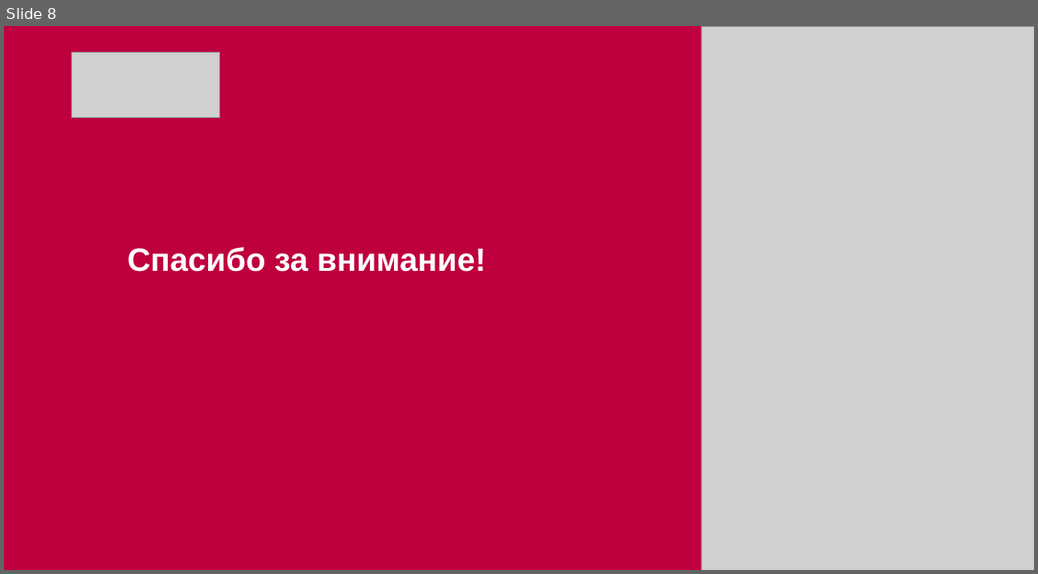
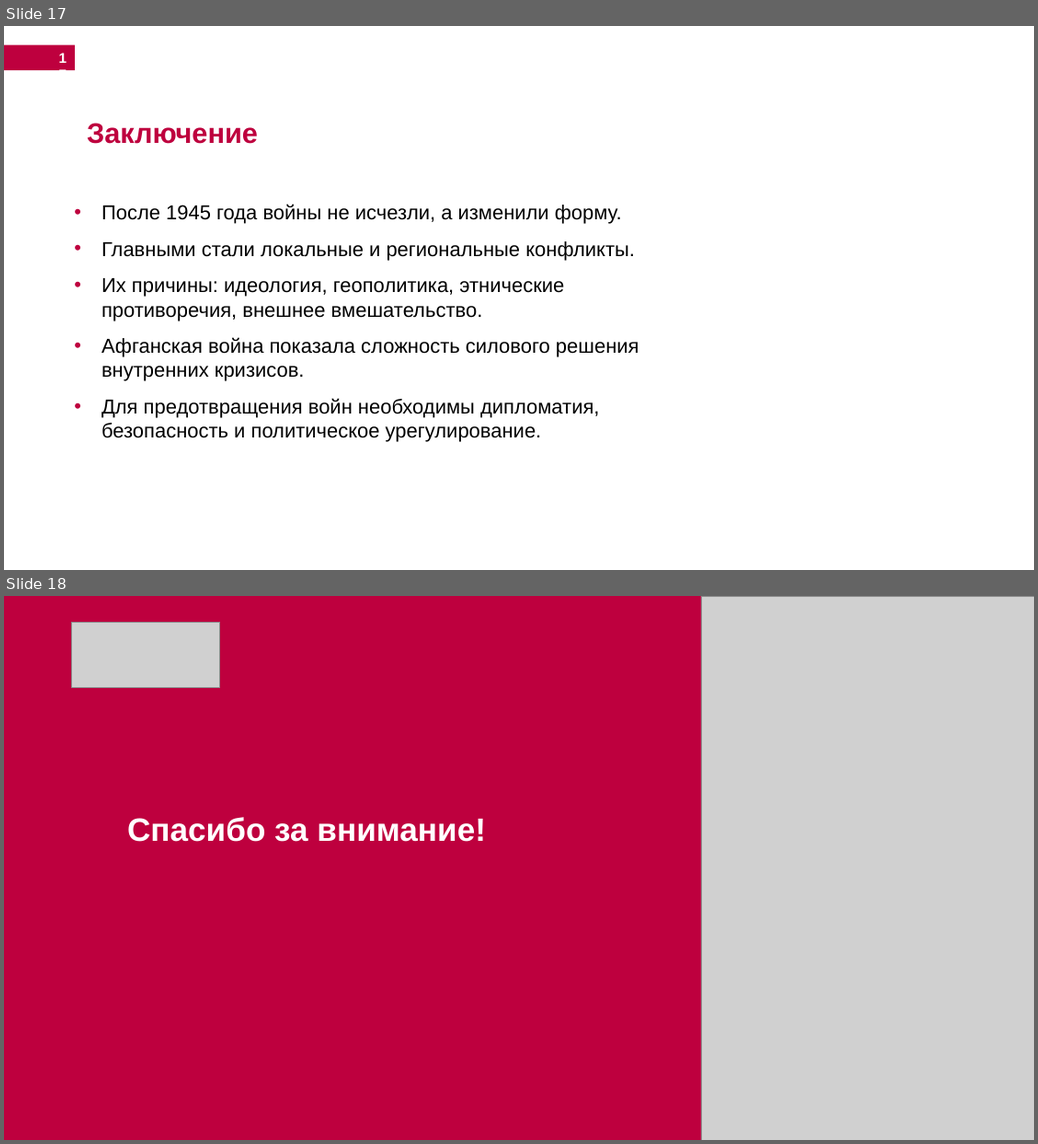
Before and after one commit to DmitriySokolov2023/study-summer-2026, a slide deck: 7 Основы национальной безопасности (Шехмаметьева Венера Алимовна)/Соколов Ик-731.pptx. Shown one above the other, each under a label of ours: slide 8 before the commit, slides 17 and 18 after it. The pictures are 1038x574 and 1038x1144 pixels, drawn with LibreOffice and Linux fonts; fonts in the diff are those of the drawing; grey boxes stand for pictures; background and template pictures are left out. Boxes give left, top, right and bottom in pixels: in the first picture for what was removed or moved away, otherwise in the second. Text is boxed around its words. In the diff, an @@ line names an element or a change of style, - is before the commit and + after.

```diff
--- a/7 Основы национальной безопасности (Шехмаметьева Венера Алимовна)/Соколов Ик-731.pptx
+++ b/7 Основы национальной безопасности (Шехмаметьева Венера Алимовна)/Соколов Ик-731.pptx
@@ slide 17 added at (4,26,1034,570), background #FFFFFF @@
@@ rectangle added at (4,45,75,70), fill #BE003E @@
@@ page number added at (52,45,75,70), 14 pt, text #FFFFFF, bold @@
+17
@@ text added at (87,123,258,144), 28 pt, text #BE003E, bold @@
+Заключение
@@ text added at (102,204,640,442), 20 pt, text #000000 @@
+• После 1945 года войны не исчезли, а изменили форму.
+• Главными стали локальные и региональные конфликты.
+• Их причины: идеология, геополитика, этнические противоречия, внешнее вмешательство.
+• Афганская война показала сложность силового решения внутренних кризисов.
+• Для предотвращения войн необходимы дипломатия, безопасность и политическое урегулирование.
@@ what was slide 8 is now slide 18 @@
```
Also in this commit, not shown: 1 slide changed, 15 other slides added, 6 slides removed, 1 other file.
